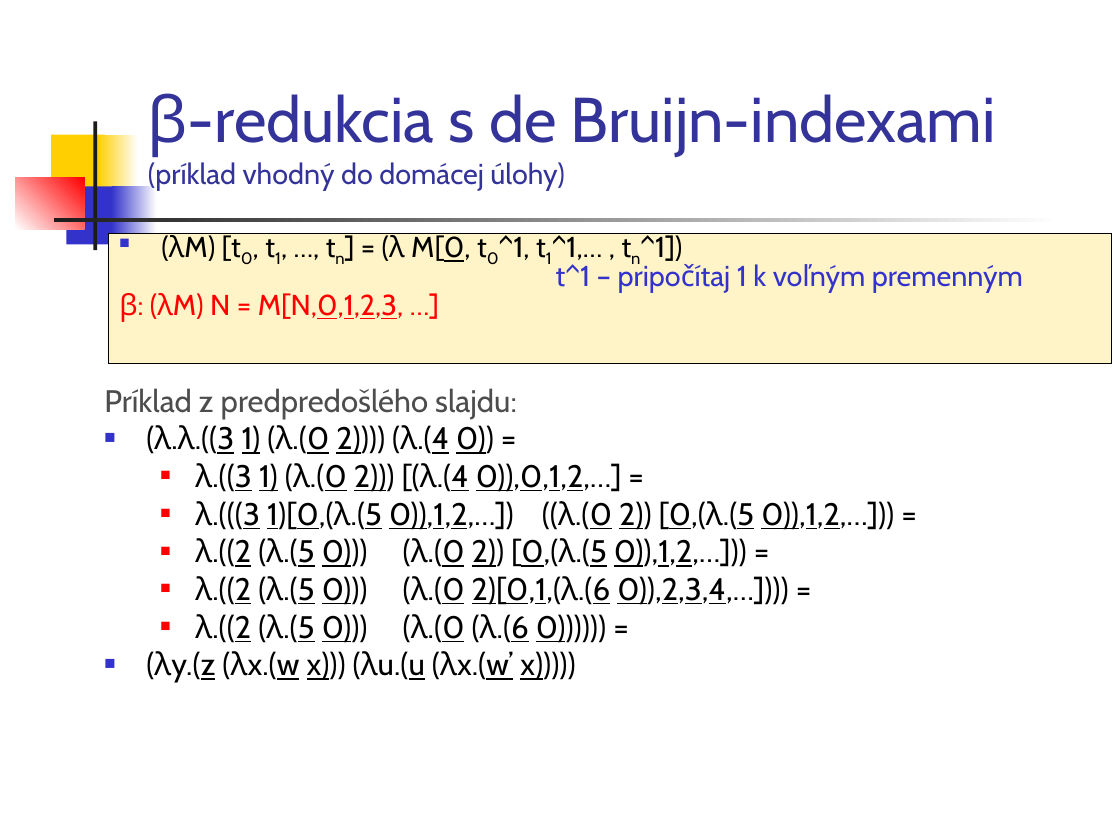
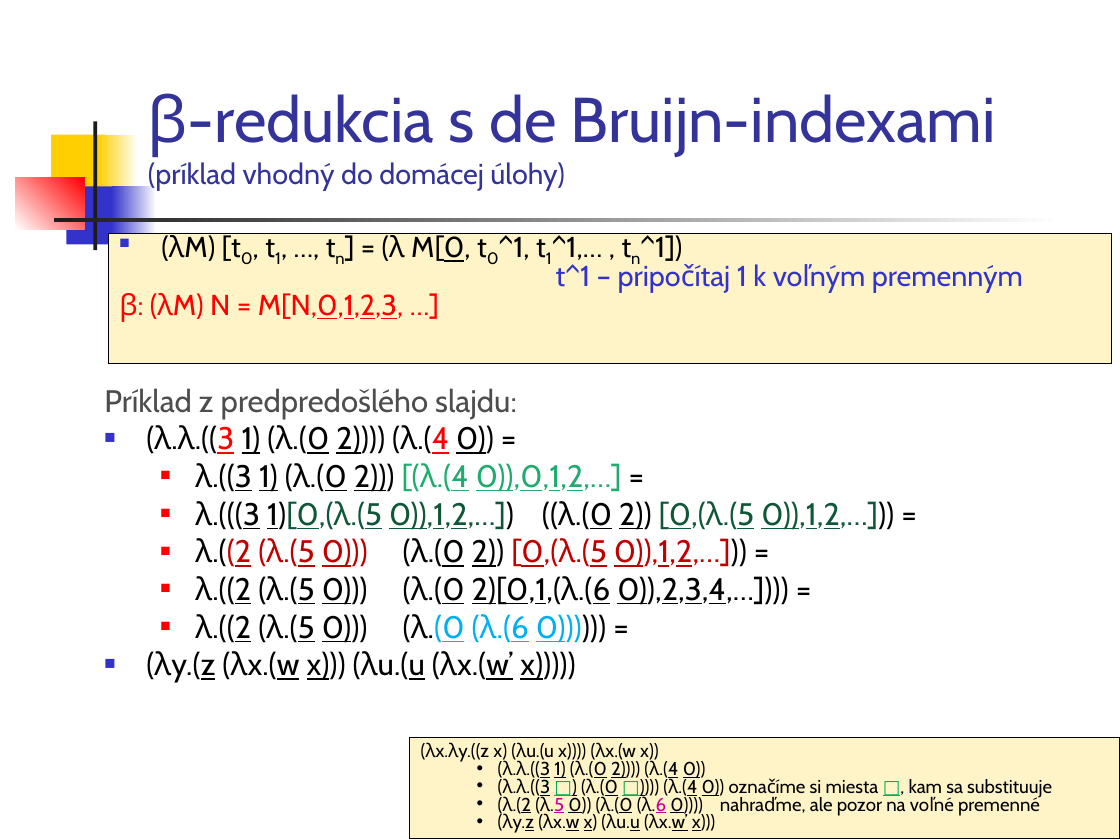
Before and after one commit to Funkcionalne/Prednasky, a slide deck: slide 32 of 07/07_dB_fpro.ppt. Drawn at 1120x840 pixels with LibreOffice and Linux fonts; fonts in the diff are those of the drawing. Boxes give left, top, right and bottom in pixels: in the first picture for what was removed or moved away, otherwise in the second. Text is boxed around its words. In the diff, an @@ line names an element or a change of style, - is before the commit and + after.

```diff
--- a/07/07_dB_fpro.ppt
+++ b/07/07_dB_fpro.ppt
@@ text at <box>154,425,894,643</box>: text colour #000000 to #FF0000 in "(λ.λ.((3 (λ.(4"; text colour #000000 to #20AC6F in "[(λ.(4 0)),0,1,2,…]"; text colour #000000 to #105638 in "1)[0,(λ.(5 0)),1,2,…]) [0,(λ.(5 0)),1,2,…]))"; text colour #000000 to #C00000 in "λ.((2 (λ.(5 0))) [0,(λ.(5 0)),1,2,…]))"; text colour #000000 to #00B0F0 in "(λ.(0 (λ.(6 0))))))" @@
@@ rectangle added at <box>410,737,1120,838</box>, fill #FFF4C8, outline #000000 0.74 pt, 12 pt, text #000000 @@
+(λx.λy.((z x) (λu.(u x)))) (λx.(w x))
+  • (λ.λ.((3 1) (λ.(0 2)))) (λ.(4 0))
+  • (λ.λ.((3 □) (λ.(0 □)))) (λ.(4 0)) označíme si miesta □, kam sa substituuje
+  • (λ.(2 (λ.5 0)) (λ.(0 (λ.6 0)))) nahraďme, ale pozor na voľné premenné
+  • (λy.z (λx.w x) (λu.u (λx.w’ x)))
```
Also in this commit, not shown: 5 other slides changed, 5 other files.
